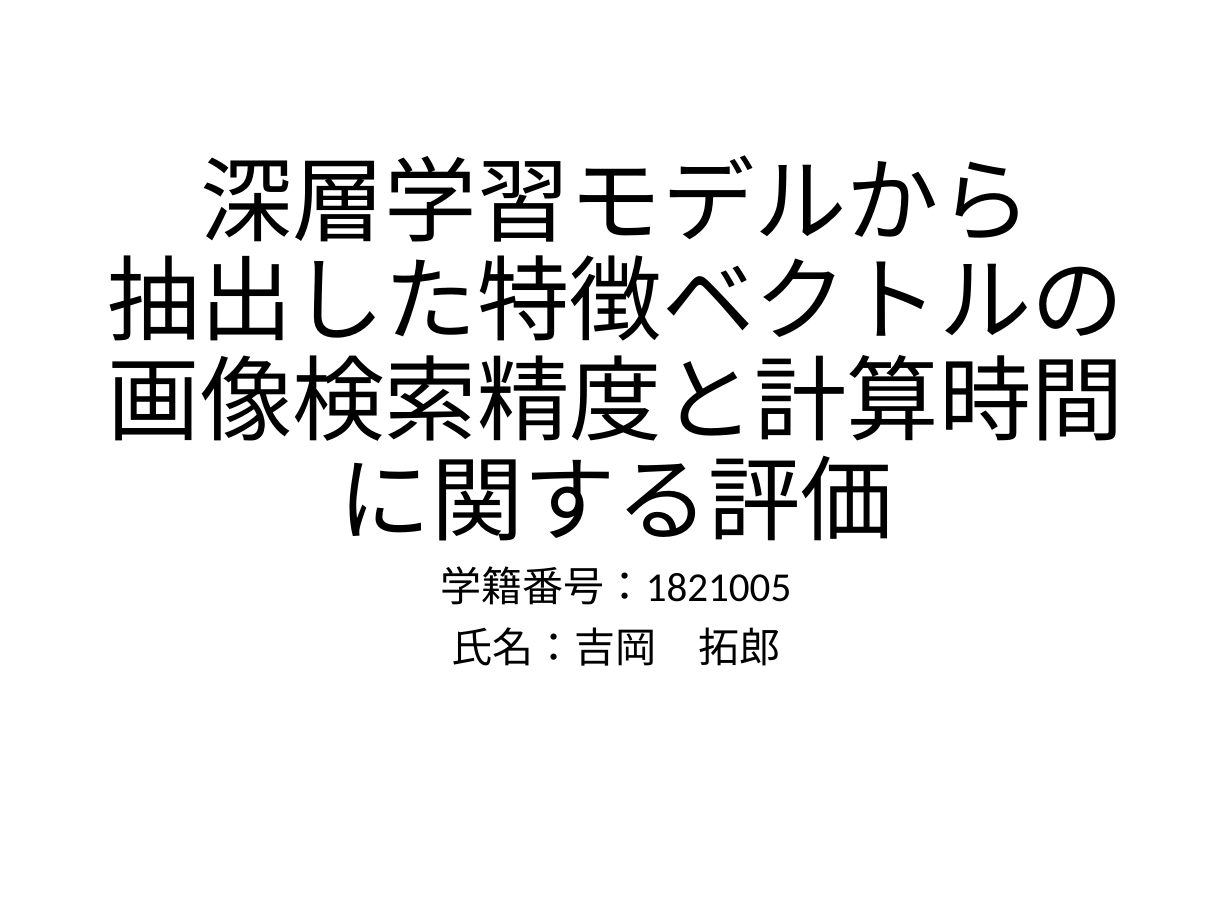
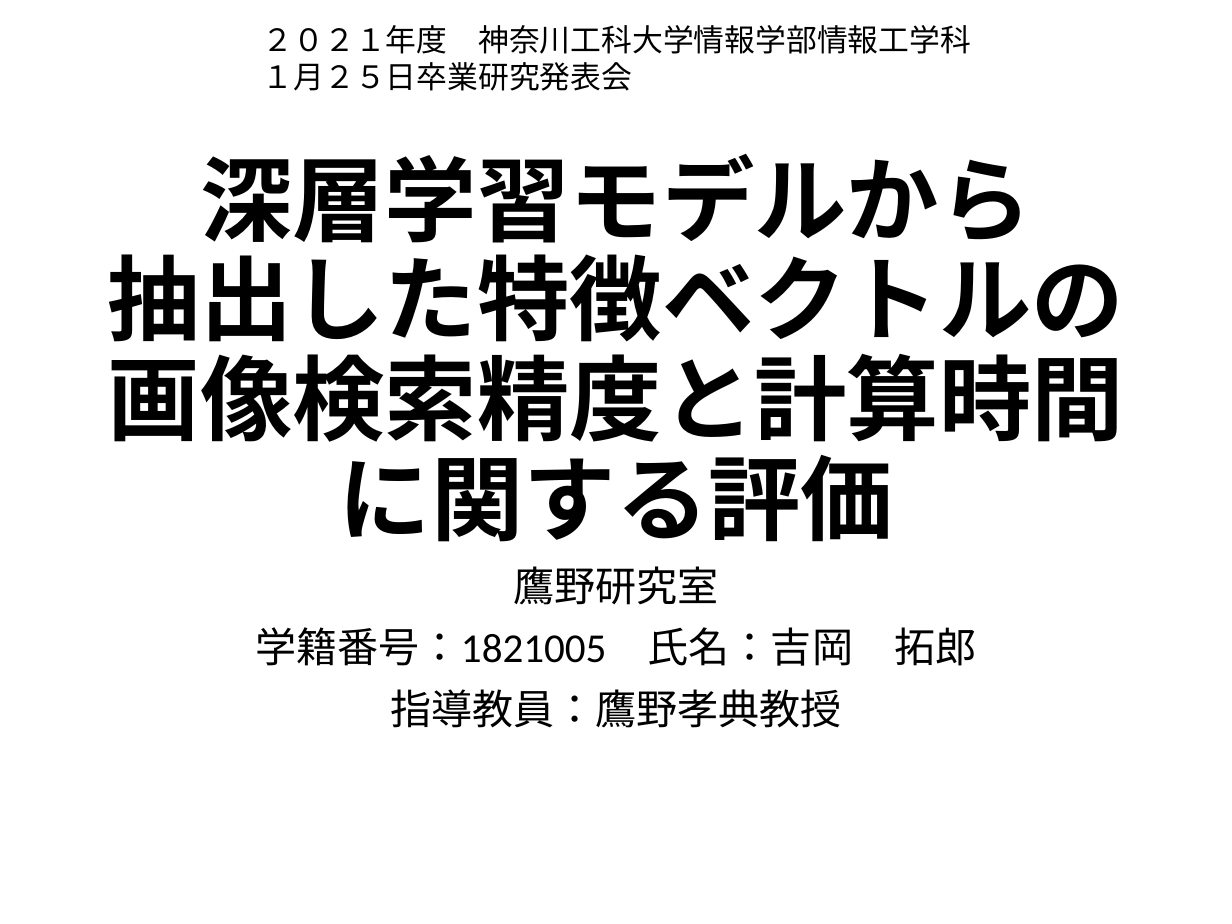
Before and after one commit to kait-takanolab/1821005-yoshioka-thesis, a slide deck: slide 1 of 卒研発表/1821005_yoshioka_thesis.pptx. Drawn at 1232x924 pixels with LibreOffice and Linux fonts; fonts in the diff are those of the drawing. Boxes give left, top, right and bottom in pixels: in the first picture for what was removed or moved away, otherwise in the second. Text is boxed around its words. In the diff, an @@ line names an element or a change of style, - is before the commit and + after.

Commit message:
発表(最新)

```diff
--- a/卒研発表/1821005_yoshioka_thesis.pptx
+++ b/卒研発表/1821005_yoshioka_thesis.pptx
@@ text added at (263, 25, 971, 91), 18 pt, text #000000 @@
+２０２１年度 神奈川工科大学情報学部情報工学科
+１月２５日卒業研究発表会
@@ title "深層学習モデルから 抽出した特徴ベクトルの 画像検索精度と計算時間に関する評価" at (108, 154, 1124, 542): bold on @@
@@ subtitle at (256, 566, 976, 728): text changed @@
-学籍番号：1821005
-氏名：吉岡 拓郎
+鷹野研究室
+学籍番号：1821005 氏名：吉岡 拓郎
+指導教員：鷹野孝典教授
```
Also in this commit, not shown: 6 other slides changed.
